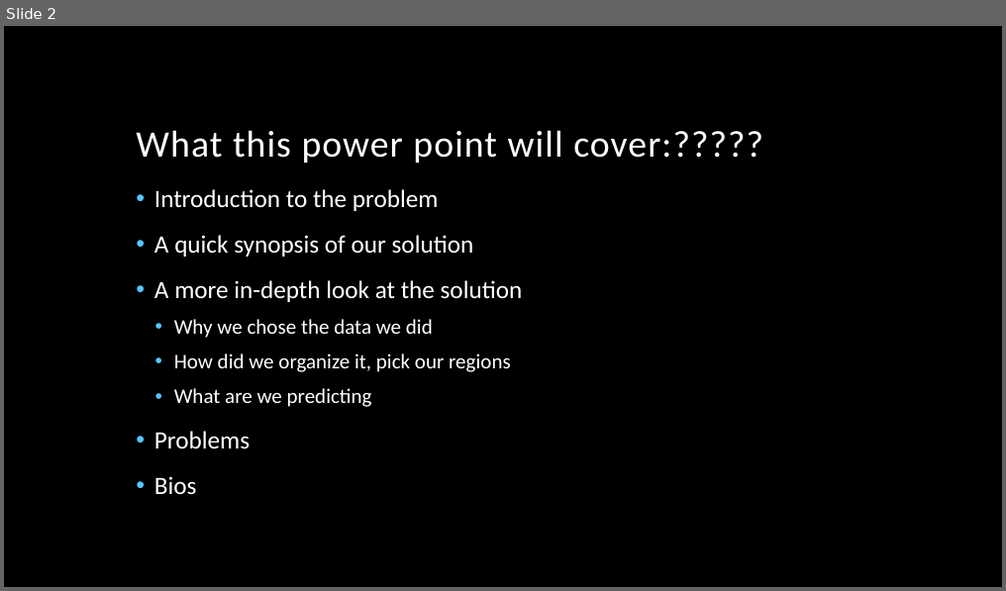
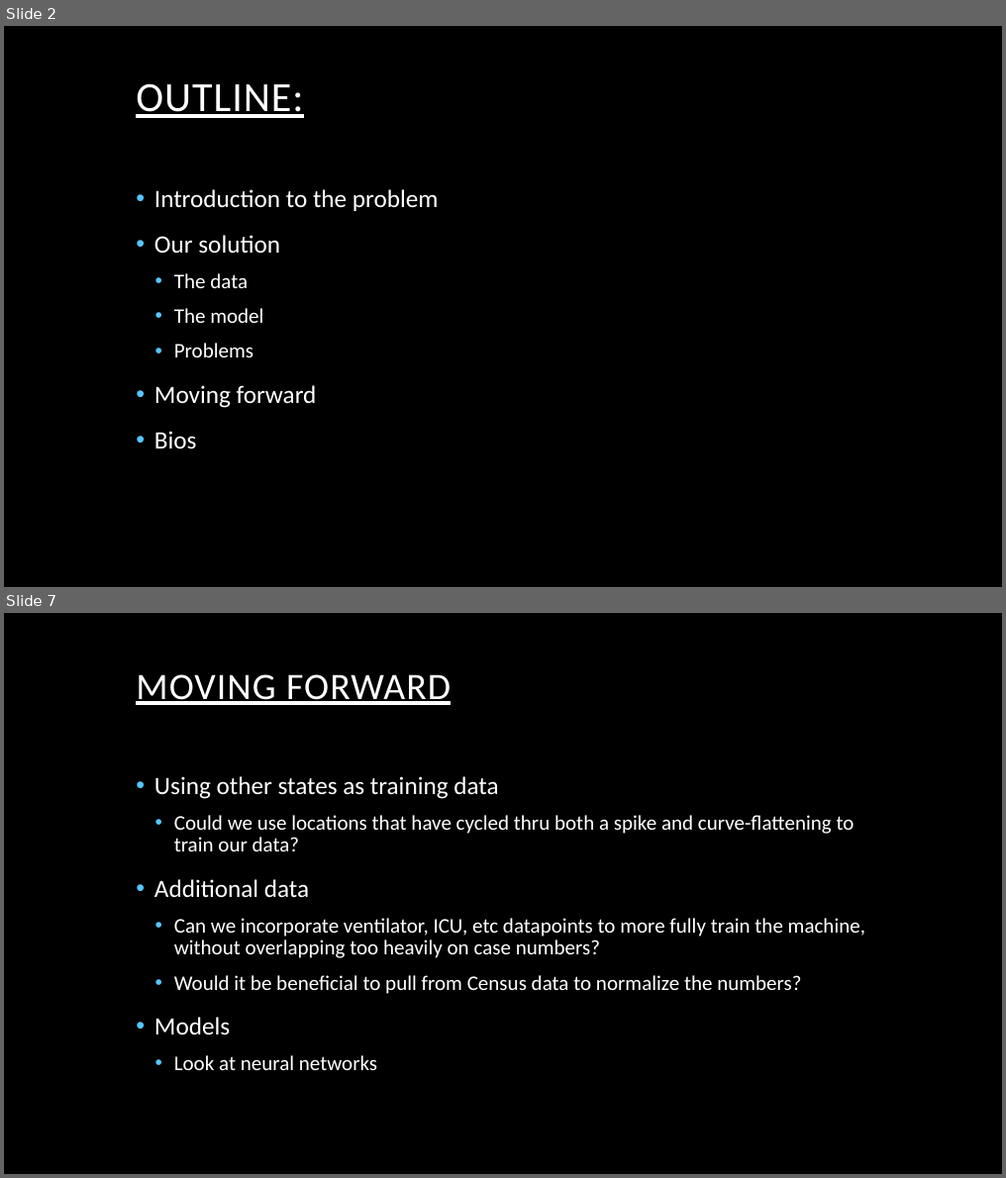
Before and after one commit to searanch/Covid-19-Hackathon, a slide deck: CovidHackathonPowerPoint.pptx. Shown one above the other, each under a label of ours: slide 2 before the commit, slides 2 and 7 after it; the slides between them are not shown. The pictures are 1006x591 and 1006x1178 pixels, drawn with LibreOffice and Linux fonts; fonts in the diff are those of the drawing; background and template pictures are left out. Boxes give left, top, right and bottom in pixels: in the first picture for what was removed or moved away, otherwise in the second. Text is boxed around its words. In the diff, an @@ line names an element or a change of style, - is before the commit and + after.

```diff
--- a/CovidHackathonPowerPoint.pptx
+++ b/CovidHackathonPowerPoint.pptx
@@ slide 7 added at [4,613,1002,1174], background picture (left out) @@
@@ title added at [136,674,450,705], 36 pt, text #FFFFFF, underline @@
+MOVING FORWARD
@@ text added at [154,776,865,1070], 20 pt, text #FFFFFF @@
+• Using other states as training data
+  • Could we use locations that have cycled thru both a spike and curve-flattening to train our data?
+• Additional data
+  • Can we incorporate ventilator, ICU, etc datapoints to more fully train the machine, without overlapping too heavily on case numbers?
+  • Would it be beneficial to pull from Census data to normalize the numbers?
+• Models
+  • Look at neural networks
@@ slide 2 changed as well @@
@@ title at [136,83,303,118]: text changed; size 36 to 40 pt @@
-What this power point will cover:?????
+OUTLINE:
@@ text at [154,235,280,323]: text changed @@
-• A quick synopsis of our solution
-• A more in-depth look at the solution
-  • Why we chose the data we did
-  • How did we organize it, pick our regions
-  • What are we predicting
+• Our solution
+  • The data
+  • The model
@@ text at [174,343,253,358]: size 24 to 20 pt in "Problems"; list level 1 to 2 in "Problems" @@
@@ text at [154,385,317,408]: paragraph added @@
+• Moving forward
```
Also in this commit, not shown: 3 other slides changed, 2 other slides added, 9 slides removed, 1 other file.
